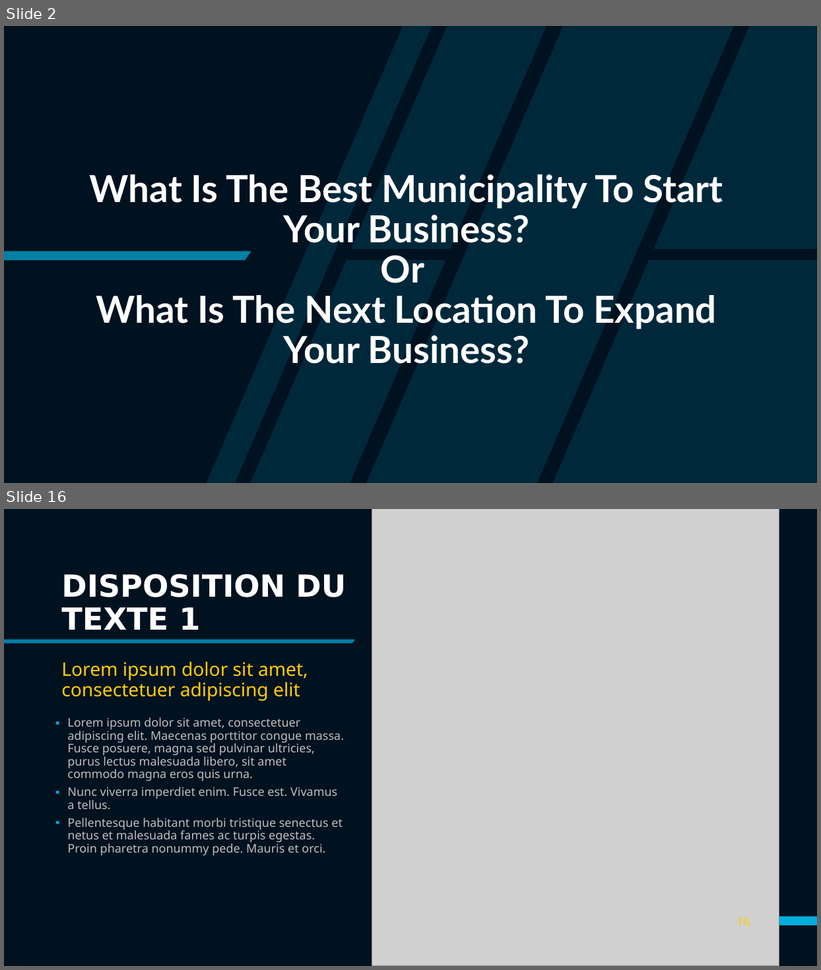
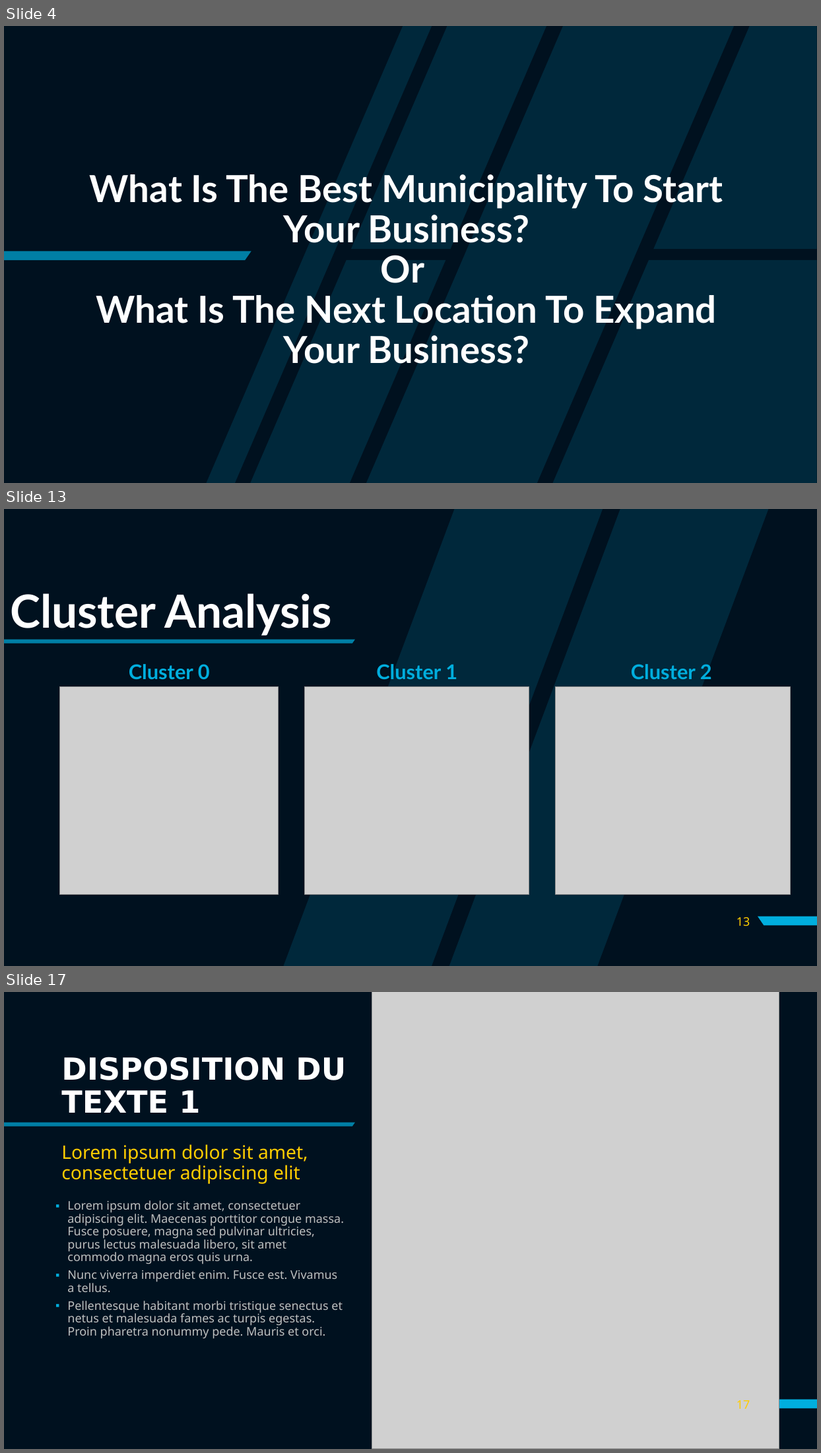
Before and after one commit to Ldave01/Best_Place_For_Business, a slide deck: Analyzing Business Location in Haiti.pptx. Shown one above the other, each under a label of ours: slides 2 and 16 before the commit, slides 4, 13 and 17 after it; the slides between them are not shown. The pictures are 821x970 and 821x1453 pixels, drawn with LibreOffice and Linux fonts; fonts in the diff are those of the drawing; grey boxes stand for pictures. Boxes give left, top, right and bottom in pixels: in the first picture for what was removed or moved away, otherwise in the second. Text is boxed around its words. In the diff, an @@ line names an element or a change of style, - is before the commit and + after.

```diff
--- a/Analyzing Business Location in Haiti.pptx
+++ b/Analyzing Business Location in Haiti.pptx
@@ slide 13 added at (4,509,817,966), background #00111F; not listed: 2 template elements that a slide beside it also shows @@
@@ freeform shape added at (283,509,769,966), fill #00AEDE at 15% opacity @@
@@ title added at (10,593,332,636), 54 pt, text #FFFFFF, bold @@
+Cluster Analysis
@@ text added at (129,664,210,680), 24 pt, text #00AEDE, bold @@
+Cluster 0
@@ text added at (376,664,457,679), 24 pt, text #00AEDE, bold @@
+Cluster 1
@@ text added at (631,664,712,679), 24 pt, text #00AEDE, bold @@
+Cluster 2
@@ picture added at (60,687,279,895) @@
@@ picture added at (305,687,529,895) @@
@@ picture added at (556,687,791,895) @@
@@ page number added at (737,918,750,927), 14 pt, text #FFCD00 @@
+13
@@ what was slide 2 is now slide 4 @@
@@ what was slide 16 is now slide 17 @@
@@ page number at (737,1401,750,1409): text changed @@
-16
+17
```
Also in this commit, not shown: 5 slides changed, 8 other slides added, 8 slides removed, 4 other files.
